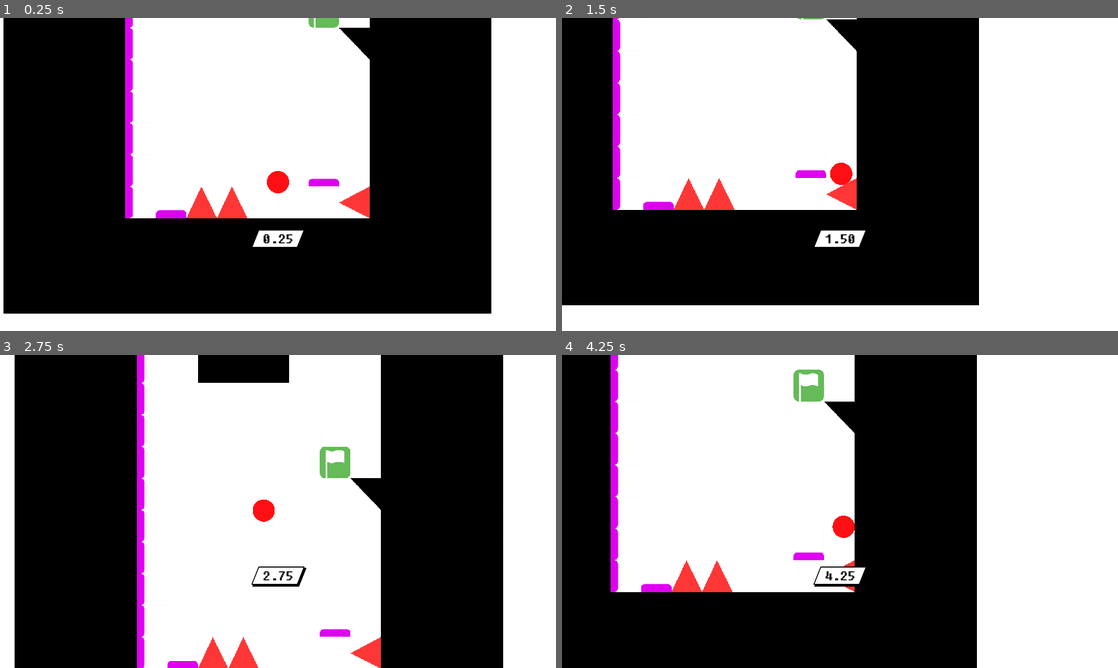
Above: before the commit, frames 1-4 (two rows, left to right).
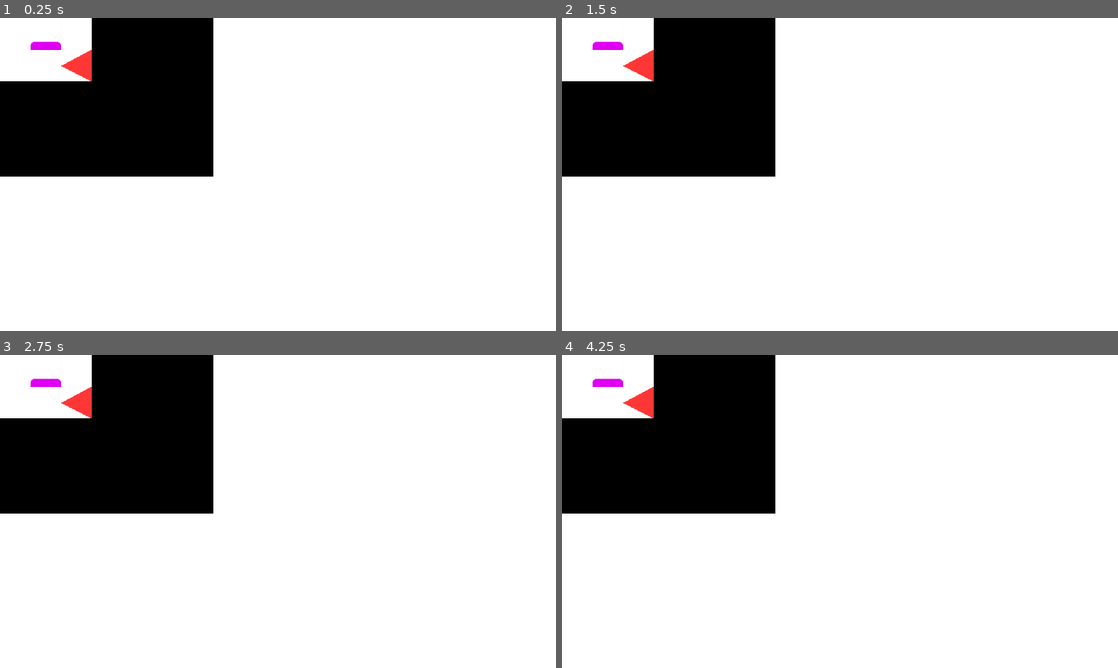
Above: after the commit, the same moments.

Repository: kagamiAL/CALHACKS_2024
Game: Godot game, scene res://scenes/Maps/Map04.tscn
The game is run twice, just before and just after one commit, with the same random seed, the same clock (stepped at 60 frames per second) and the same inputs. This scene is started directly instead of the project's main scene.
Inputs:
- Up to frame 1 (0.25 s): no input
- Up to frame 2 (1.5 s): tap Enter (ui_accept) at 0.5, 0.77 s; hold Right (ui_right) from 0.53 s (still down)
- Up to frame 3 (2.75 s): tap Enter (ui_accept) at 1.52 s; release Right (ui_right) at 2.03 s; hold Left (ui_left) from 2.03 s (still down)
- Up to frame 4 (4.25 s): release Left (ui_left) at 2.78 s; hold Right (ui_right) from 2.78 s (still down); tap Enter (ui_accept) at 3.02, 3.77 s

The runs differ from the first frame. In frame 1, 57% of the frame differs, in the area x 0-89%, y 0-95%; in frame 2, 54%; in frame 3, 47%; in frame 4, 55%.

Commit message:
Fixed player bug

Diff:
--- a/scenes/Maps/Map04.tscn
+++ b/scenes/Maps/Map04.tscn
@@ -1,9 +1,8 @@
-[gd_scene load_steps=3 format=3 uid="uid://66sj21vum5pq"]
+[gd_scene load_steps=2 format=3 uid="uid://cvu238xomputk"]
 
 [ext_resource type="TileSet" uid="uid://83e6r7d4e13" path="res://scenes/Tiles/TileMap.tres" id="1_bck4m"]
-[ext_resource type="PackedScene" uid="uid://cv1b38h0riay4" path="res://scenes/Player/Player.tscn" id="2_fuham"]
 
-[node name="Map03" type="Node2D"]
+[node name="Map04" type="Node2D"]
 
 [node name="TileMap" type="TileMap" parent="."]
 scale = Vector2(0.987788, 1.02661)
@@ -17,6 +16,3 @@
 layer_2/tile_data = PackedInt32Array(131069, 65537, 0, -655365, 65537, 1342177280, -524289, 65537, 0, 65538, 65537, 1610612736, 131070, 65537, 0)
 layer_3/name = "Goals"
 layer_3/tile_data = PackedInt32Array(-327679, 131073, 0)
-
-[node name="Player" parent="." instance=ExtResource("2_fuham")]
-collision_mask = 3
--- a/scenes/Maps/Map05.tscn
+++ b/scenes/Maps/Map05.tscn
@@ -1,7 +1,6 @@
-[gd_scene load_steps=3 format=3 uid="uid://de58olgjcymac"]
+[gd_scene load_steps=2 format=3 uid="uid://cqmyyqjhbooid"]
 
 [ext_resource type="TileSet" uid="uid://83e6r7d4e13" path="res://scenes/Tiles/TileMap.tres" id="1_atcdf"]
-[ext_resource type="PackedScene" uid="uid://cv1b38h0riay4" path="res://scenes/Player/Player.tscn" id="2_8txe8"]
 
 [node name="Map03" type="Node2D"]
 
@@ -17,6 +16,3 @@
 layer_2/tile_data = PackedInt32Array(1048524, 65537, 0, 1048521, 65537, 0, 1048518, 65537, 0, 1048515, 65537, 0, 1048512, 65537, 0, 1048509, 65537, 0, 1048506, 65537, 0, 1048503, 65537, 0, 1048500, 65537, 0, 1048497, 65537, 0, 1048494, 65537, 0, 1048491, 65537, 0, 1048535, 65537, 0)
 layer_3/name = "Goals"
 layer_3/tile_data = PackedInt32Array(982951, 131073, 0)
-
-[node name="Player" parent="." instance=ExtResource("2_8txe8")]
-collision_mask = 3
